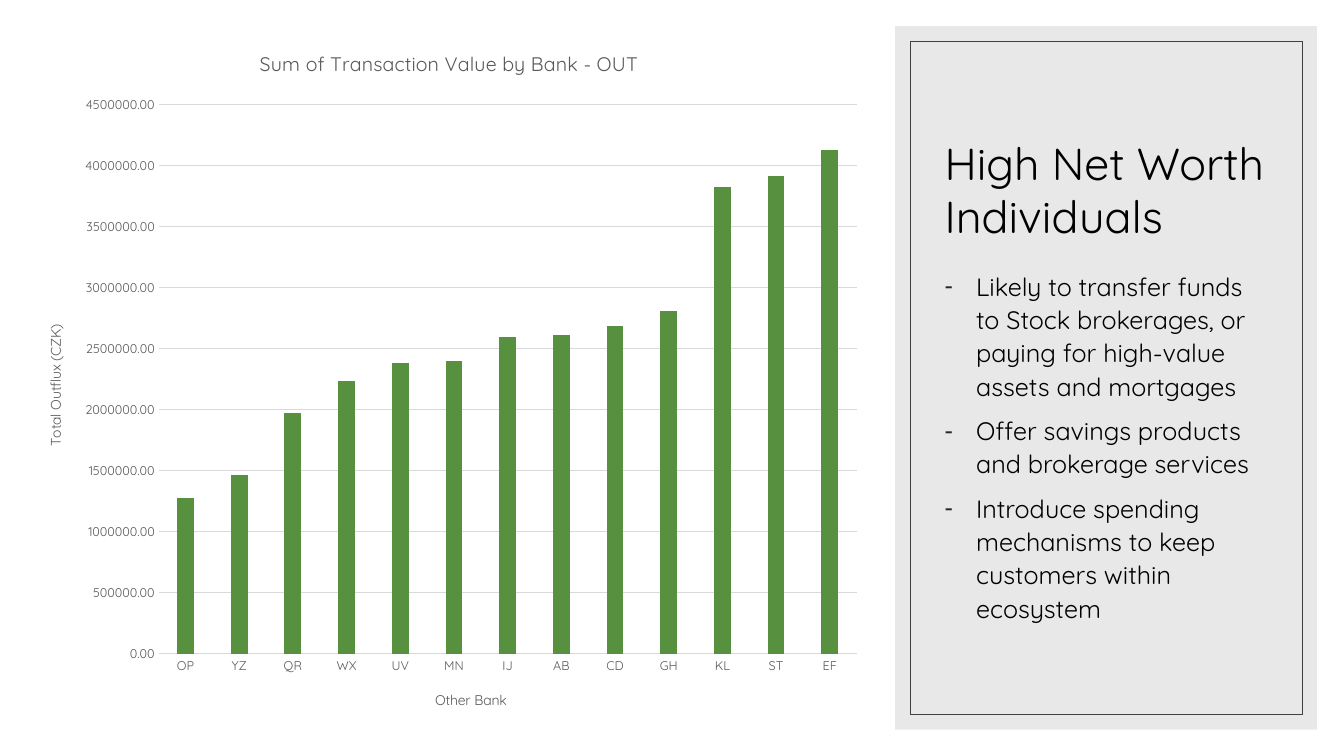
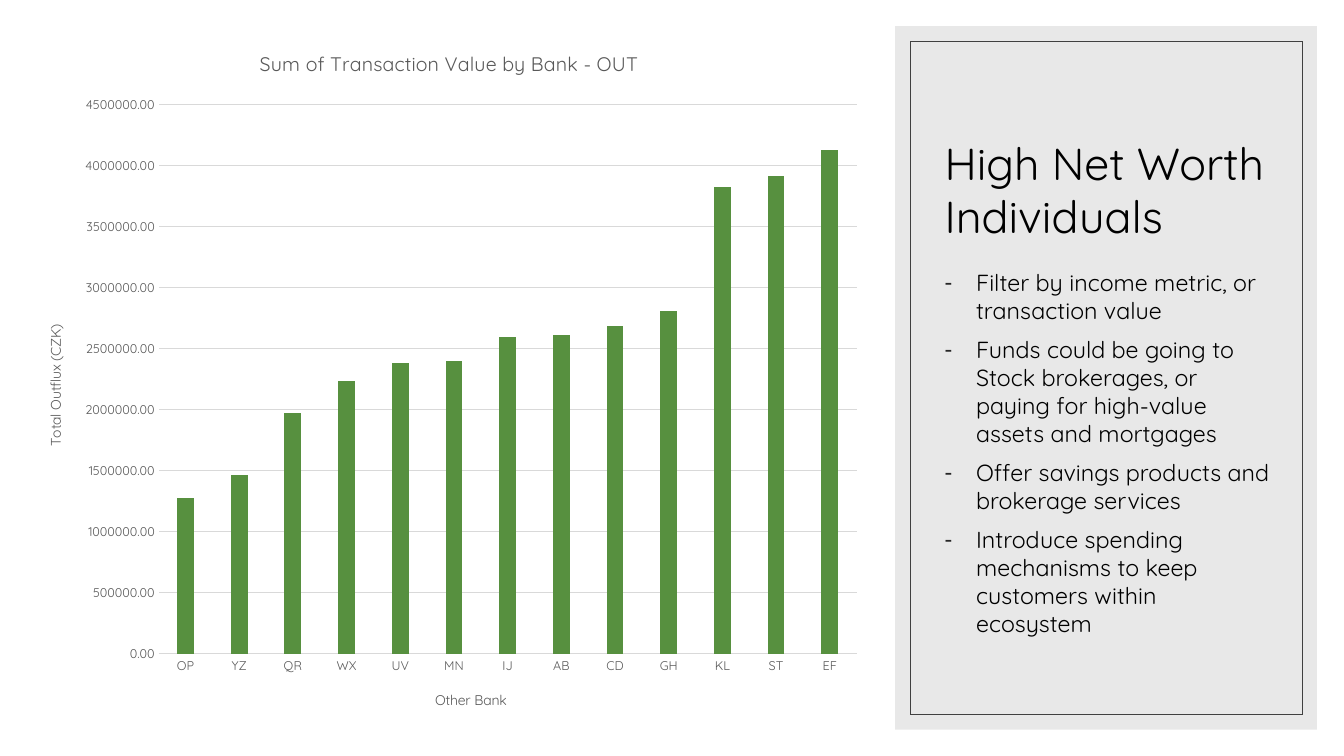
Before and after one commit to SamPurle/Banking_Team_1, a slide deck: slide 8 of SammyPPT.pptx. Drawn at 1344x756 pixels with LibreOffice and Linux fonts; fonts in the diff are those of the drawing. Boxes give left, top, right and bottom in pixels: in the first picture for what was removed or moved away, otherwise in the second. Text is boxed around its words. In the diff, an @@ line names an element or a change of style, - is before the commit and + after.

```diff
--- a/SammyPPT.pptx
+++ b/SammyPPT.pptx
@@ text at [976,274,1256,447]: text changed; size 18 to 16.6 pt @@
-– Likely to transfer funds to Stock brokerages, or paying for high-value assets and mortgages
+– Filter by income metric, or transaction value
+– Funds could be going to Stock brokerages, or paying for high-value assets and mortgages
@@ text at [976,464,1270,637]: size 18 to 16.6 pt in "Offer savings products and brokerage services", "Introduce spending mechanisms to keep customers within ..."; line spacing 1.1 to 1 @@
```
Also in this commit, not shown: 6 other slides changed, 1 slide added, 1 other file.
